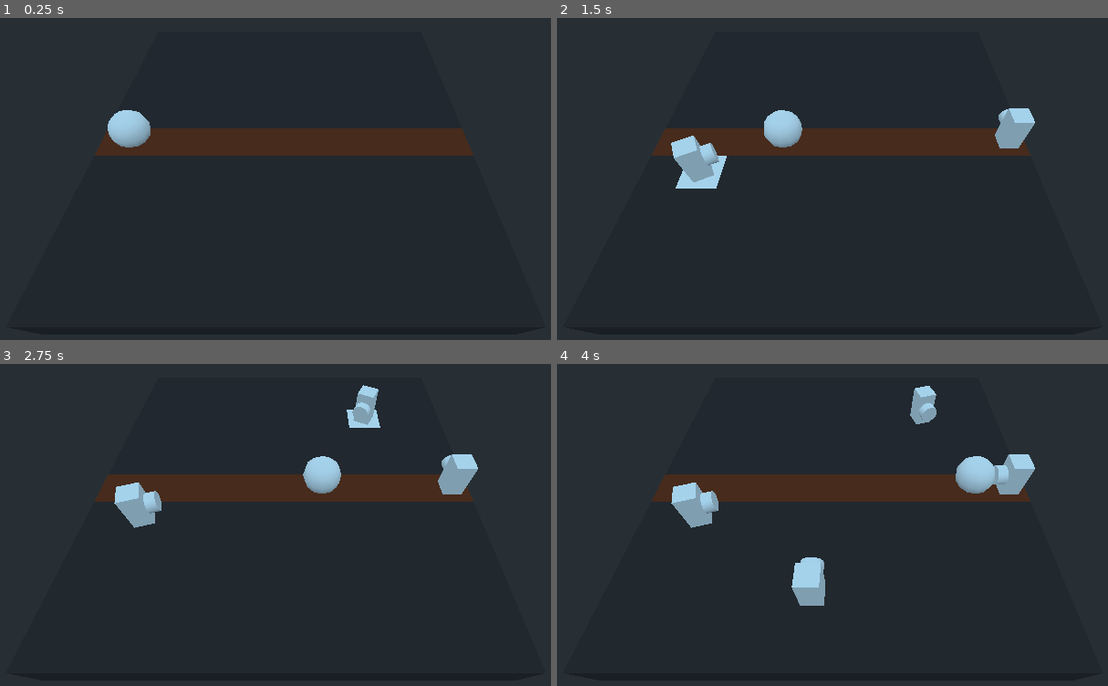
Above: before the commit, frames 1-4 (two rows, left to right).
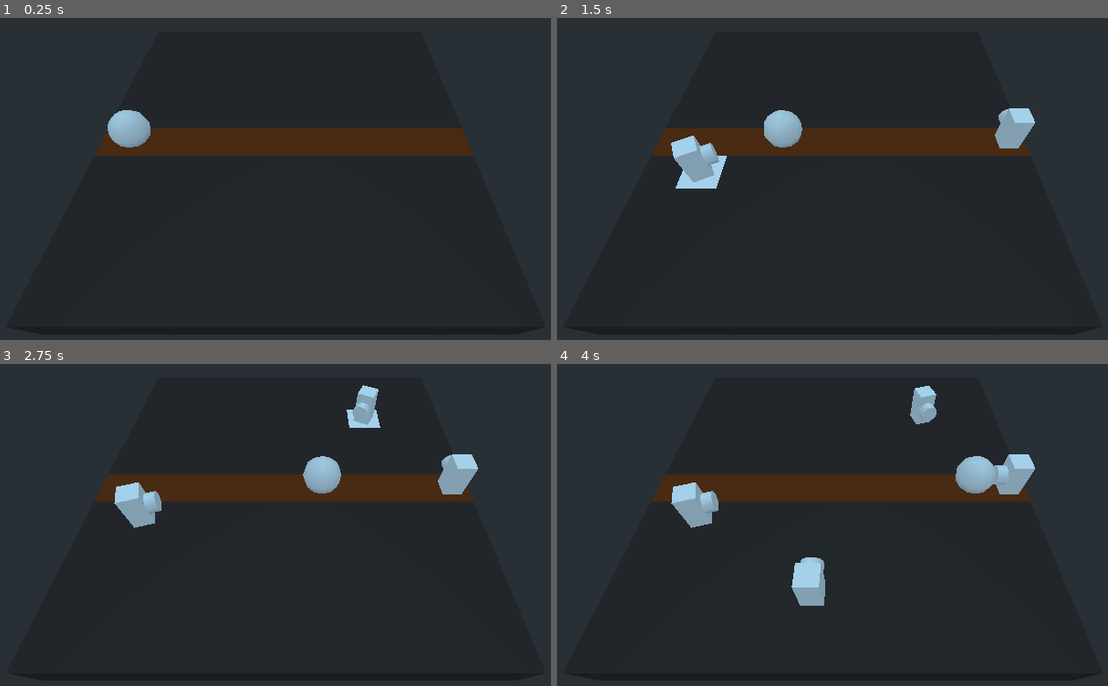
Above: after the commit, the same moments.

Repository: doctor-g/LD51
Game: Godot game, scene res://World.tscn
The game is run twice, just before and just after one commit, with the same random seed, the same clock (stepped at 60 frames per second) and the same inputs.
Inputs (mouse positions are in pixels of both pictures, inside the frame that each line leads up to):
- Up to frame 1 (0.25 s): no input
- Up to frame 2 (1.5 s): move the mouse to (1019, 140) at 0.52 s; click (1019, 140) at 0.67 s; move the mouse to (711, 182) at 1.27 s; click (711, 182) at 1.42 s
- Up to frame 3 (2.75 s): move the mouse to (374, 412) at 2.02 s; click (374, 412) at 2.17 s
- Up to frame 4 (4 s): move the mouse to (821, 592) at 2.77 s; click (821, 592) at 2.92 s; move the mouse to (1080, 570) at 3.52 s; click (1080, 570) at 3.67 s

The runs differ from the first frame. In frame 1, less than 0.1% of the frame differs, in the area x 23-26%, y 28-40%; in frame 2, less than 0.1%; in frame 3, less than 0.1%; in frame 4, less than 0.1%.

Commit message:
Configure HTML5 export with GLES2

Diff:
--- a/project/project.godot
+++ b/project/project.godot
@@ -22,6 +22,7 @@
 
 3d_physics/layer_1="World"
 3d_physics/layer_2="Enemies"
+3d_physics/layer_3="Projectiles"
 
 [physics]
 
@@ -29,4 +30,5 @@
 
 [rendering]
 
+quality/driver/driver_name="GLES2"
 environment/default_environment="res://default_env.tres"
Not shown, added: project/export_presets.cfg
Not shown, changed: .gitignore
